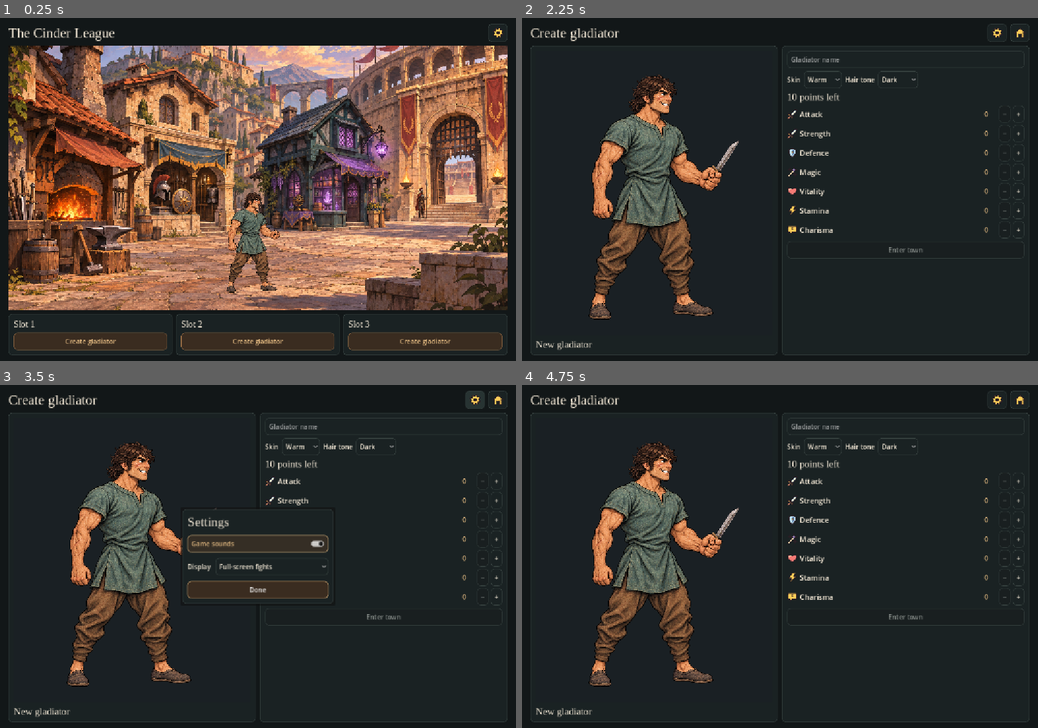
Above: before the commit, frames 1-4 (two rows, left to right).
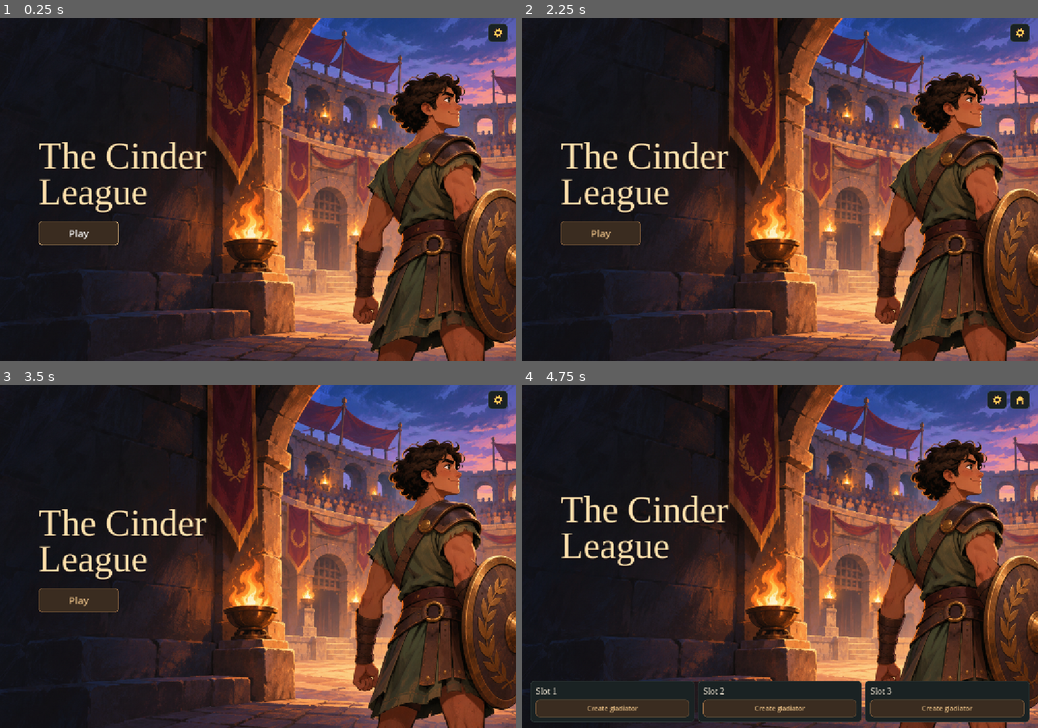
Above: after the commit, the same moments.

Repository: Cees-Kettenis/the-cinder-league
Game: Godot game, scene res://cinder_league.tscn
Two runs of this game, one before a commit and one after it. Both use one fixed random seed, a clock stepped at 60 frames per second and the inputs below.
Inputs (mouse positions are in pixels of both pictures, inside the frame that each line leads up to):
- Up to frame 1 (0.25 s): no input
- Up to frame 2 (2.25 s): click (1017, 31) at 0.52 s; click (614, 340) at 1.25 s, where only the run before the commit has a clickable "Create gladiator"; click (780, 340) at 2 s, where only the run before the commit has a clickable "Create gladiator"
- Up to frame 3 (3.5 s): click (474, 398) at 2.77 s
- Up to frame 4 (4.75 s): click (780, 542) at 3.5 s, where only the run before the commit has a clickable "Game sounds"; click (599, 601) at 4.25 s, where only the run after the commit has a clickable "Play"

The runs differ from the first frame. In frame 1, 83% of the frame differs, in the area x 0-100%, y 0-100%; in frame 2, 66%; in frame 3, 65%; in frame 4, 64%.

Commit message:
Add an illustrated title screen and pause menu

Diff:
--- a/project.godot
+++ b/project.godot
@@ -4,6 +4,8 @@
 config/name="The Cinder League"
 run/main_scene="res://cinder_league.tscn"
 config/features=PackedStringArray("4.7", "GL Compatibility")
+boot_splash/show_image=false
+boot_splash/bg_color=Color(0.055, 0.061, 0.065, 1)
 
 [display]
 window/size/viewport_width=1200
--- a/scripts/cinder_league.gd
+++ b/scripts/cinder_league.gd
@@ -8,6 +8,8 @@
 const Foley = preload("res://scripts/foley.gd")
 const BattleHud = preload("res://scripts/battle_hud.gd")
 const Symbol = preload("res://scripts/ui_symbol.gd")
+const TITLE_ART = preload("res://art/title-splash.png")
+const TITLE_THEME = preload("res://audio/title-theme.ogg")
 
 const SAND := Color("#e1b880")
 const TEXT := Color("#f3e8d6")
@@ -30,6 +32,9 @@
 var simulations: RefCounted
 var shell: VBoxContainer
 var content: VBoxContainer
+var title_art: TextureRect
+var title_music := AudioStreamPlayer.new()
+var music_enabled := true
 var serif: SystemFont
 var current_screen := ""
 var notification := ""
@@ -81,6 +86,10 @@
 		display_mode = clampi(int(settings.get_value("display", "mode", previous_mode)), DisplayMode.WINDOWED, DisplayMode.FULLSCREEN)
 	elif settings.load("user://audio.cfg") == OK:
 		sound.enabled = bool(settings.get_value("audio", "enabled", true))
+	music_enabled = bool(settings.get_value("audio", "title_music", sound.enabled))
+	title_music.stream = TITLE_THEME
+	title_music.volume_db = -5.0
+	add_child(title_music)
 	if get_window().mode in [Window.MODE_FULLSCREEN, Window.MODE_EXCLUSIVE_FULLSCREEN]:
 		display_mode = DisplayMode.FULLSCREEN
 	var color := ColorRect.new()
@@ -88,6 +97,14 @@
 	color.mouse_filter = MOUSE_FILTER_IGNORE
 	add_child(color)
 	color.set_anchors_and_offsets_preset(PRESET_FULL_RECT)
+	title_art = TextureRect.new()
+	title_art.texture = TITLE_ART
+	title_art.expand_mode = TextureRect.EXPAND_IGNORE_SIZE
+	title_art.stretch_mode = TextureRect.STRETCH_KEEP_ASPECT_COVERED
+	title_art.mouse_filter = MOUSE_FILTER_IGNORE
+	title_art.hide()
+	add_child(title_art)
+	title_art.set_anchors_and_offsets_preset(PRESET_FULL_RECT)
 	var margin := MarginContainer.new()
 	add_child(margin)
 	margin.set_anchors_and_offsets_preset(PRESET_FULL_RECT)
@@ -105,6 +122,19 @@
 	game = Campaign.new(data)
 	simulations = Simulator.new(data)
 	show_menu()
+
+func _unhandled_input(event: InputEvent) -> void:
+	if not event.is_action_pressed("ui_cancel"):
+		return
+	if is_instance_valid(settings_popup):
+		settings_popup.hide()
+	else:
+		match current_screen:
+			"menu", "town": _show_pause()
+			"slots": show_menu()
+			"shop", "arena", "scout", "result": show_town()
+			_: return
+	get_viewport().set_input_as_handled()
 
 func _make_theme() -> void:
 	serif = SystemFont.new()
@@ -246,15 +276,21 @@
 		battle_layer = null
 		shell.show()
 	current_screen = key
+	title_art.visible = key in ["menu", "slots"]
+	_sync_title_music.call_deferred()
 	_apply_display_mode()
 	_clear(shell)
 	var nav := _row(shell, 8)
-	_title(nav, heading, 32)
+	if not heading.is_empty():
+		_title(nav, heading, 32)
 	_space(nav)
 	if not game.state.is_empty() and key in ["town", "arena", "scout", "shop", "result"]:
 		var gold := str(int(game.state.gold))
 		_token(nav, "coin", gold + " gold" if key == "shop" else gold, "Gold")
-	_icon_button(nav, "settings", "Settings", _show_settings)
+	if key in ["menu", "town"]:
+		_icon_button(nav, "settings", "Pause menu", _show_pause)
+	else:
+		_icon_button(nav, "settings", "Settings", _show_settings)
 	if key not in ["menu", "allocate"]:
 		_icon_button(nav, "home", "Title screen", show_menu)
 	if not notification.is_empty():
@@ -265,21 +301,63 @@
 	content = _column(shell, 10)
 	_fill(content, true)
 
+func _show_pause() -> void:
+	_show_popup("Paused")
+
 func _show_settings() -> void:
+	_show_popup("Settings")
+
+func _show_popup(section: String, back: String = "") -> void:
 	if is_instance_valid(settings_popup):
-		return
-	settings_popup = PopupPanel.new()
-	settings_popup.theme = theme
-	settings_popup.transient = true
-	settings_popup.exclusive = true
-	add_child(settings_popup)
-	var menu := _card(settings_popup, 14)
-	menu.get_parent().set_anchors_and_offsets_preset(PRESET_FULL_RECT)
-	_title(menu, "Settings", 30)
-	var audio := CheckButton.new()
-	audio.text = "Game sounds"
-	audio.button_pressed = sound.enabled
-	menu.add_child(audio)
+		_clear(settings_popup)
+	else:
+		settings_popup = PopupPanel.new()
+		settings_popup.theme = theme
+		settings_popup.transient = true
+		settings_popup.exclusive = true
+		add_child(settings_popup)
+		settings_popup.window_input.connect(func(event: InputEvent) -> void:
+			if event.is_action_pressed("ui_cancel"):
+				settings_popup.set_input_as_handled()
+				settings_popup.hide())
+		settings_popup.popup_hide.connect(func() -> void:
+			settings_popup.queue_free()
+			settings_popup = null)
+	var menu := _card(settings_popup, 12)
+	var panel: Control = menu.get_parent()
+	panel.set_anchors_and_offsets_preset(PRESET_FULL_RECT)
+	_title(menu, section, 30)
+	var primary: Button
+	match section:
+		"Paused":
+			primary = _button(menu, "Resume", settings_popup.hide, true)
+			_button(menu, "Settings", _show_popup.bind("Settings", section))
+			_button(menu, "Audio", _show_popup.bind("Audio", section))
+			_button(menu, "Quit", _quit_game)
+		"Settings":
+			_display_settings(menu)
+			if back.is_empty():
+				_button(menu, "Audio", _show_popup.bind("Audio", section))
+			if current_screen in ["menu", "slots"]:
+				_button(menu, "Simulator", func() -> void:
+					settings_popup.hide()
+					show_simulator())
+				_button(menu, "Playtest balance", func() -> void:
+					settings_popup.hide()
+					show_balance())
+		"Audio":
+			_audio_settings(menu)
+	if primary == null:
+		primary = _button(menu, "Done" if back.is_empty() else "Back", settings_popup.hide if back.is_empty() else _show_popup.bind(back), true)
+	settings_popup.popup_centered(Vector2i(360, ceili(panel.get_combined_minimum_size().y)))
+	primary.grab_focus()
+
+func _settings_notice(menu: VBoxContainer) -> Label:
+	var notice := _wrapped(menu, "Settings could not be saved.", 15, RED)
+	notice.hide()
+	return notice
+
+func _display_settings(menu: VBoxContainer) -> void:
 	var display_row := _row(menu, 12)
 	_label(display_row, "Display").size_flags_vertical = Control.SIZE_SHRINK_CENTER
 	var display := OptionButton.new()
@@ -290,30 +368,44 @@
 	display.select(display_mode)
 	display_row.add_child(display)
 	_fill(display)
-	var save_notice := _wrapped(menu, "Settings could not be saved.", 15, RED)
-	save_notice.hide()
-	audio.toggled.connect(func(enabled: bool) -> void:
+	var save_notice := _settings_notice(menu)
+	display.item_selected.connect(func(index: int) -> void:
+		display_mode = display.get_item_id(index)
+		save_notice.visible = not _save_settings()
+		_apply_display_mode.call_deferred())
+
+func _audio_settings(menu: VBoxContainer) -> void:
+	var effects := CheckButton.new()
+	effects.text = "Game sounds"
+	effects.button_pressed = sound.enabled
+	menu.add_child(effects)
+	var music := CheckButton.new()
+	music.text = "Title music"
+	music.button_pressed = music_enabled
+	menu.add_child(music)
+	var save_notice := _settings_notice(menu)
+	effects.toggled.connect(func(enabled: bool) -> void:
 		sound.enabled = enabled
 		if not enabled:
 			sound.stop()
 		save_notice.visible = not _save_settings())
-	display.item_selected.connect(func(index: int) -> void:
-		display_mode = display.get_item_id(index)
-		save_notice.visible = not _save_settings()
-		_apply_display_mode.call_deferred())
-	if current_screen == "menu":
-		_button(menu, "Simulator", func() -> void:
-			settings_popup.hide()
-			show_simulator())
-		_button(menu, "Playtest balance", func() -> void:
-			settings_popup.hide()
-			show_balance())
-	var done := _button(menu, "Done", settings_popup.hide, true)
-	settings_popup.popup_hide.connect(func() -> void:
-		settings_popup.queue_free()
-		settings_popup = null)
-	settings_popup.popup_centered(Vector2i(360, 0))
-	done.grab_focus()
+	music.toggled.connect(func(enabled: bool) -> void:
+		music_enabled = enabled
+		_sync_title_music()
+		save_notice.visible = not _save_settings())
+
+func _sync_title_music() -> void:
+	if music_enabled and current_screen in ["menu", "slots"]:
+		if not title_music.playing:
+			title_music.play()
+	elif title_music.playing:
+		title_music.stop()
+
+func _quit_game() -> void:
+	title_music.stop()
+	# The mixer releases the looping stream after playback stops.
+	await get_tree().create_timer(.30).timeout
+	get_tree().quit()
 
 func _apply_display_mode() -> void:
 	if DisplayServer.get_name() == "headless":
@@ -331,6 +423,7 @@
 	var settings := ConfigFile.new()
 	settings.load(USER_SETTINGS)
 	settings.set_value("audio", "enabled", sound.enabled)
+	settings.set_value("audio", "title_music", music_enabled)
 	settings.set_value("display", "mode", display_mode)
 	return settings.save(USER_SETTINGS) == OK
 
@@ -374,8 +467,28 @@
 	return stage
 
 func show_menu() -> void:
-	_page("menu", "The Cinder League")
-	_stage(content, "town", 310)
+	_show_title(false)
+
+func _show_title(selecting_slot: bool) -> void:
+	_page("slots" if selecting_slot else "menu", "")
+	var hero := Control.new()
+	content.add_child(hero)
+	_fill(hero, true)
+	var lockup := _column(hero, 20)
+	lockup.anchor_left = .06
+	lockup.anchor_top = .29
+	var nameplate := _title(lockup, "The Cinder\nLeague", 86)
+	nameplate.add_theme_color_override("font_color", Color("#ffe2ad"))
+	nameplate.add_theme_color_override("font_shadow_color", Color("#150f14"))
+	nameplate.add_theme_constant_override("shadow_offset_y", 4)
+	nameplate.add_theme_constant_override("line_spacing", -12)
+	if not selecting_slot:
+		var play := _button(lockup, "Play", _show_title.bind(true), true)
+		play.custom_minimum_size = Vector2(186, 56)
+		play.size_flags_horizontal = SIZE_SHRINK_BEGIN
+		play.add_theme_font_size_override("font_size", 23)
+		play.grab_focus()
+		return
 	var slots := _row(content)
 	for number in range(1, Campaign.SLOT_COUNT + 1):
 		var card := _card(slots)
@@ -931,6 +1044,8 @@
 	fight_locked = bout.active != 0
 	fight_generation += 1
 	current_screen = "battle"
+	title_art.hide()
+	_sync_title_music()
 	shell.hide()
 	battle_layer = Control.new()
 	add_child(battle_layer)
--- a/tests/playtest.gd
+++ b/tests/playtest.gd
@@ -288,6 +288,8 @@
 	root.add_child(ui)
 	ui.sound.enabled = false
 	ui.game.create(0, "Gladiator", 0, 0, ui.data.build_stats("weapon", 10))
+	_find_button(ui, "Play").pressed.emit()
+	_check(ui.current_screen == "slots" and _find_button(ui, "Create gladiator") != null, "Play should open the save slots")
 	ui.show_town()
 	var button := _find_button(ui, "Magic shop")
 	if _check(button != null, "Town should have a Magic shop button"):
@@ -298,6 +300,13 @@
 	_check(ui.shop_stage.left_loadout.weapon == "mace" and ui.game.state.loadout.weapon == ui.data.rules.starter_weapon,
 		"The locked mace should appear in the preview without changing the equipped weapon")
 	_check(ui.shop_buy.disabled and ui.shop_buy.text.begins_with("Requires level"), "The mace's unlock requirement should be visible")
+	_press_escape()
+	_check(ui.current_screen == "town", "Escape should return from a shop to town")
+	_press_escape()
+	if _check(is_instance_valid(ui.settings_popup), "Escape in town should open the pause menu"):
+		_check(_find_button(ui.settings_popup, "Settings") != null and _find_button(ui.settings_popup, "Audio") != null
+			and _find_button(ui.settings_popup, "Quit") != null, "Pause should offer settings, audio, and quit")
+		_find_button(ui.settings_popup, "Resume").pressed.emit()
 	ui.game.state.xp = int(ui.data.rules.xp_levels[1]) - 1
 	ui.show_arena()
 	_find_button(ui, "Scout rival").pressed.emit()
@@ -310,6 +319,8 @@
 	_find_button(ui, "Fight").pressed.emit()
 	_check(ui.current_screen == "battle" and not ui.shell.visible and _find_button(ui, "Leave bout") == null,
 		"Combat must occupy the game view and offer no way back during the bout")
+	_press_escape()
+	_check(ui.current_screen == "battle" and not is_instance_valid(ui.settings_popup), "Escape should keep the player in the bout")
 	_check(not ui.battle_hud.action_buttons.rush.disabled and ui.battle_hud.action_buttons.attack.disabled,
 		"The HUD should offer a rush when the fighter can close the gap, with a normal attack still out of reach")
 	for action_button: Button in ui.battle_hud.action_buttons.values():
@@ -329,11 +340,20 @@
 	ui.bout_result = ui.game.record_turn("attack", 0)
 	ui._finish_bout()
 	_check(ui.current_screen == "result" and _find_button(ui, "Spend level-up points") != null, "Finishing a bout should show the required allocation")
-	ui.show_arena()
-	_check(ui.current_screen == "allocate", "A pending level-up should block the arena")
+	_press_escape()
+	_check(ui.current_screen == "allocate", "Escape from results should respect a pending level-up")
 	ui._retry(true)
 	_check(ui.current_screen == "allocate", "A pending level-up should block practice")
 	ui.queue_free()
+
+func _press_escape() -> void:
+	var event := InputEventKey.new()
+	event.keycode = KEY_ESCAPE
+	event.pressed = true
+	root.push_input(event, true)
+	event = event.duplicate()
+	event.pressed = false
+	root.push_input(event, true)
 
 func _find_button(node: Node, caption: String) -> Button:
 	if node is Button and (node.text == caption or node.accessibility_name == caption):
Binary file added: art/title-splash.png
Not shown, added: art/title-splash.png.import
Not shown, added: audio/title-theme.ogg.import
Not shown, added: audio/title-theme.ogg
